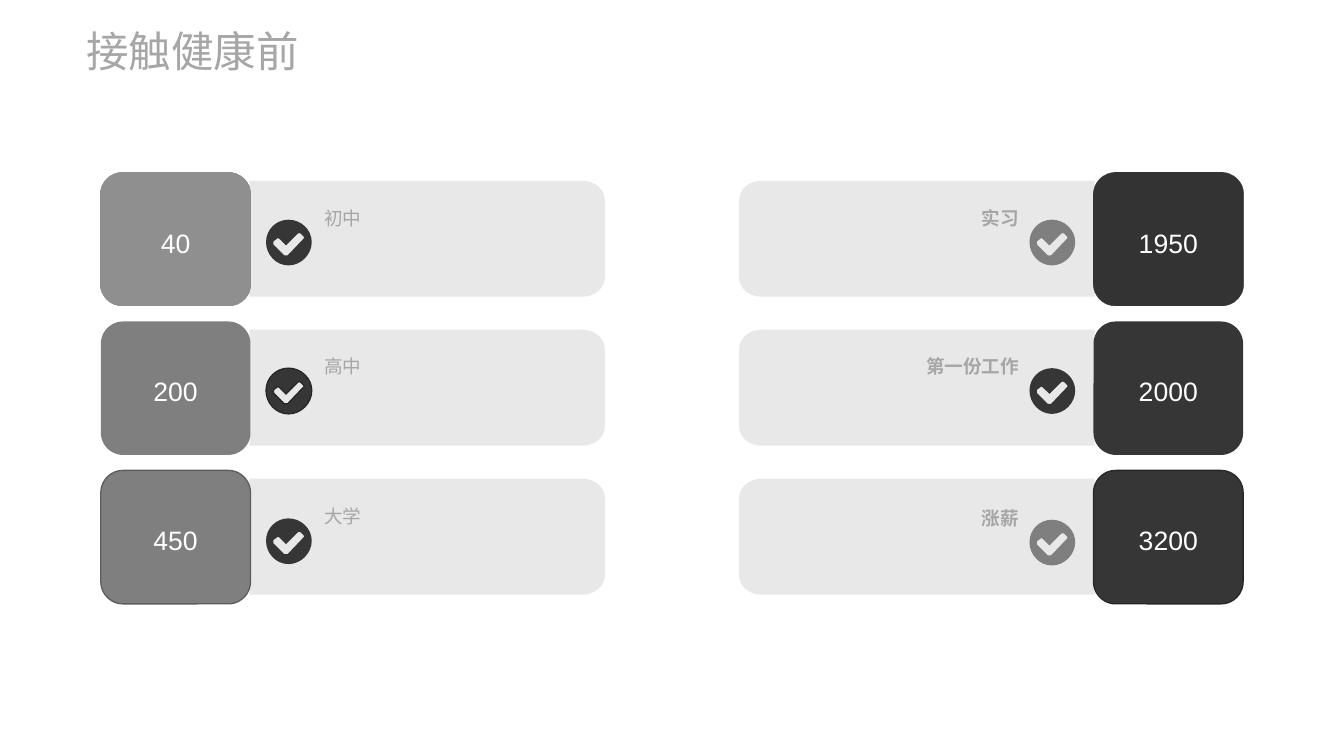
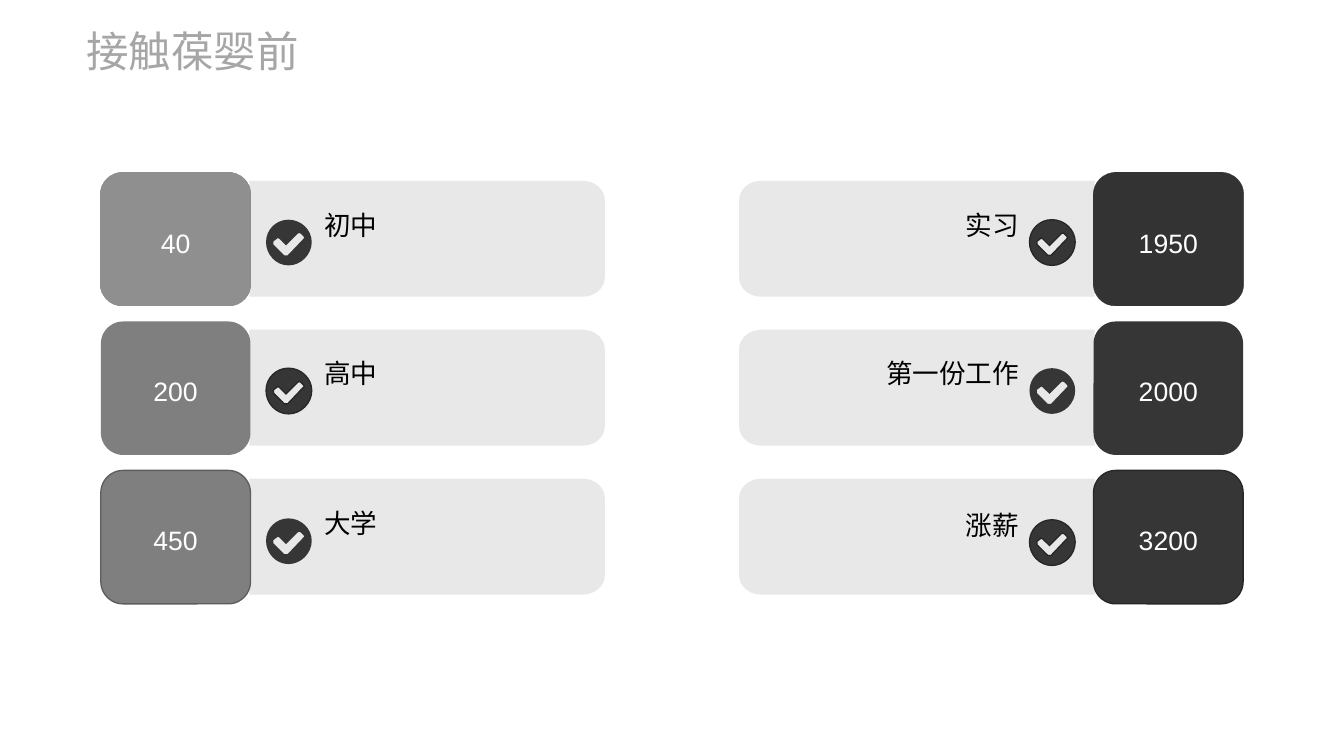
Before and after one commit to ForeverBadBoy/gradle-rabbitmq, a slide deck: slide 4 of src/main/resources/自我介绍.pptx. Drawn at 1344x756 pixels with LibreOffice and Linux fonts; fonts in the diff are those of the drawing. Boxes give left, top, right and bottom in pixels: in the first picture for what was removed or moved away, otherwise in the second. Text is boxed around its words. In the diff, an @@ line names an element or a change of style, - is before the commit and + after.

```diff
--- a/src/main/resources/自我介绍.pptx
+++ b/src/main/resources/自我介绍.pptx
@@ text at [86, 31, 298, 70]: text changed @@
-接触健康前
+接触葆婴前
@@ freeform shape at [1030, 220, 1075, 266]: fill #7F7F7F to #363636; outline none to #282828 1 pt @@
@@ size 14 to 20 pt, text colour #A6A6A6 to #000000; more space between paragraphs in 3 elements at [324, 212, 377, 237], [324, 360, 377, 385], [324, 510, 377, 535] @@
@@ size 14 to 20 pt, text colour #A6A6A6 to #000000, bold off; more space between paragraphs in 3 elements at [966, 212, 1019, 237], [886, 360, 1019, 385], [966, 512, 1019, 537] @@
@@ freeform shape at [1030, 520, 1075, 566]: fill #7F7F7F to #363636; outline none to #282828 1 pt @@
```
Also in this commit, not shown: 11 other slides changed.
